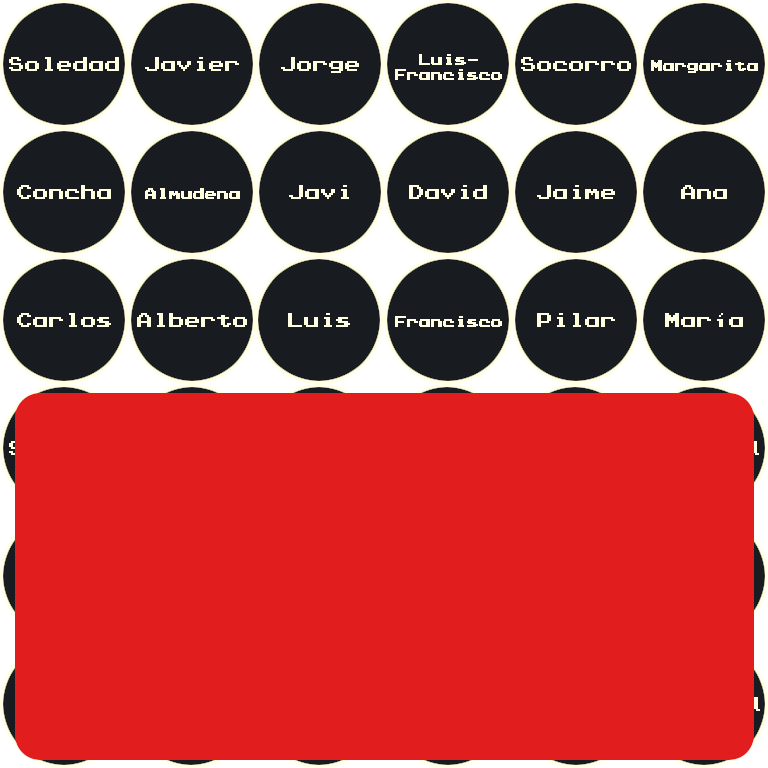
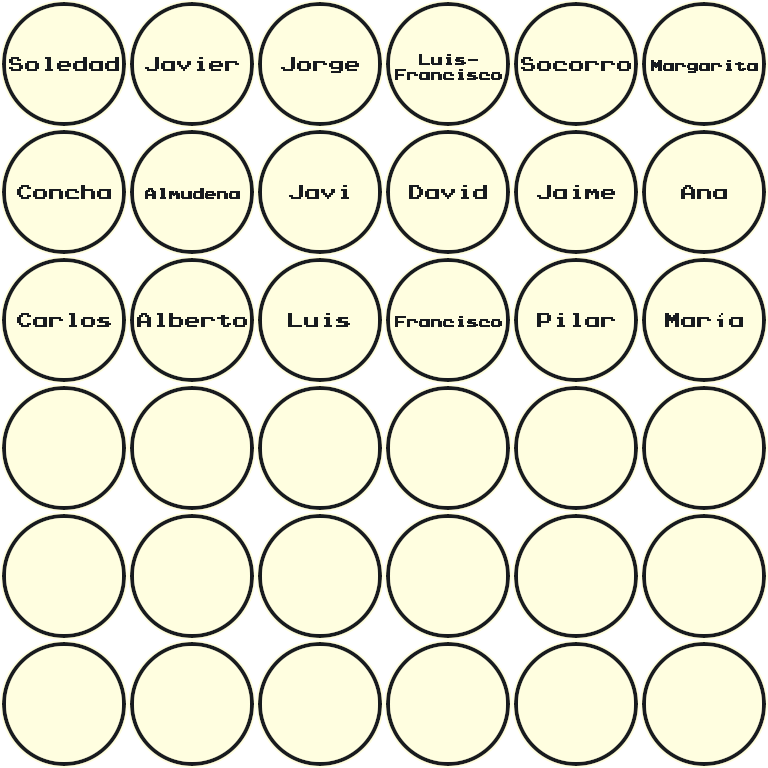
Layered file, before and after one edit (768x768). Changes by layer:
hid "NOT IN GAME" over (15, 393, 754, 760)
removed group "Soledad copia 6" (2 layers) over (256, 0, 384, 128)
removed layer "Capa 1" (1st of 36, in "Soledad copia 6") from group "Soledad copia 6" over (256, 0, 384, 128)
removed group "Soledad copia 5" (2 layers) over (384, 0, 512, 128)
removed layer "Capa 1" (2nd of 36, in "Soledad copia 5") from group "Soledad copia 5" over (384, 0, 512, 128)
removed group "Soledad copia 4" (2 layers) over (512, 0, 640, 128)
removed layer "Capa 1" (3rd of 36, in "Soledad copia 4") from group "Soledad copia 4" over (512, 0, 640, 128)
removed group "Soledad copia 3" (2 layers) over (640, 0, 768, 128)
removed layer "Capa 1" (4th of 36, in "Soledad copia 3") from group "Soledad copia 3" over (640, 0, 768, 128)
removed group "Soledad copia 24" (2 layers) over (384, 640, 512, 768)
removed layer "Capa 1" (5th of 36, in "Soledad copia 24") from group "Soledad copia 24" over (384, 640, 512, 768)
removed group "Soledad copia 35" (2 layers) over (640, 640, 768, 768)
removed layer "Capa 1" (6th of 36, in "Soledad copia 35") from group "Soledad copia 35" over (640, 640, 768, 768)
removed group "Soledad copia 34" (2 layers) over (512, 640, 640, 768)
removed layer "Capa 1" (7th of 36, in "Soledad copia 34") from group "Soledad copia 34" over (512, 640, 640, 768)
removed group "Soledad copia 33" (2 layers) over (640, 512, 768, 640)
removed layer "Capa 1" (8th of 36, in "Soledad copia 33") from group "Soledad copia 33" over (640, 512, 768, 640)
removed group "Soledad copia 32" (2 layers) over (255, 640, 383, 768)
removed layer "Capa 1" (9th of 36, in "Soledad copia 32") from group "Soledad copia 32" over (255, 640, 383, 768)
removed group "Soledad copia 31" (2 layers) over (127, 640, 255, 768)
added group "Circulos" with 108 layers above "Capa 2" over (0, 0, 768, 768)
…and 197 more changes (108 added, 18 painted, 71 removed, 18 stack)
